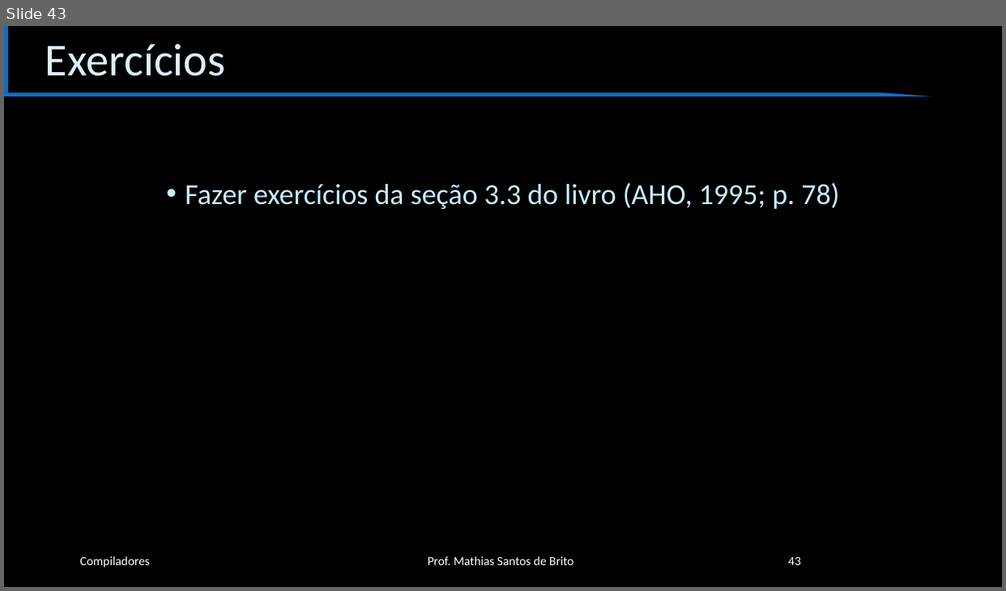
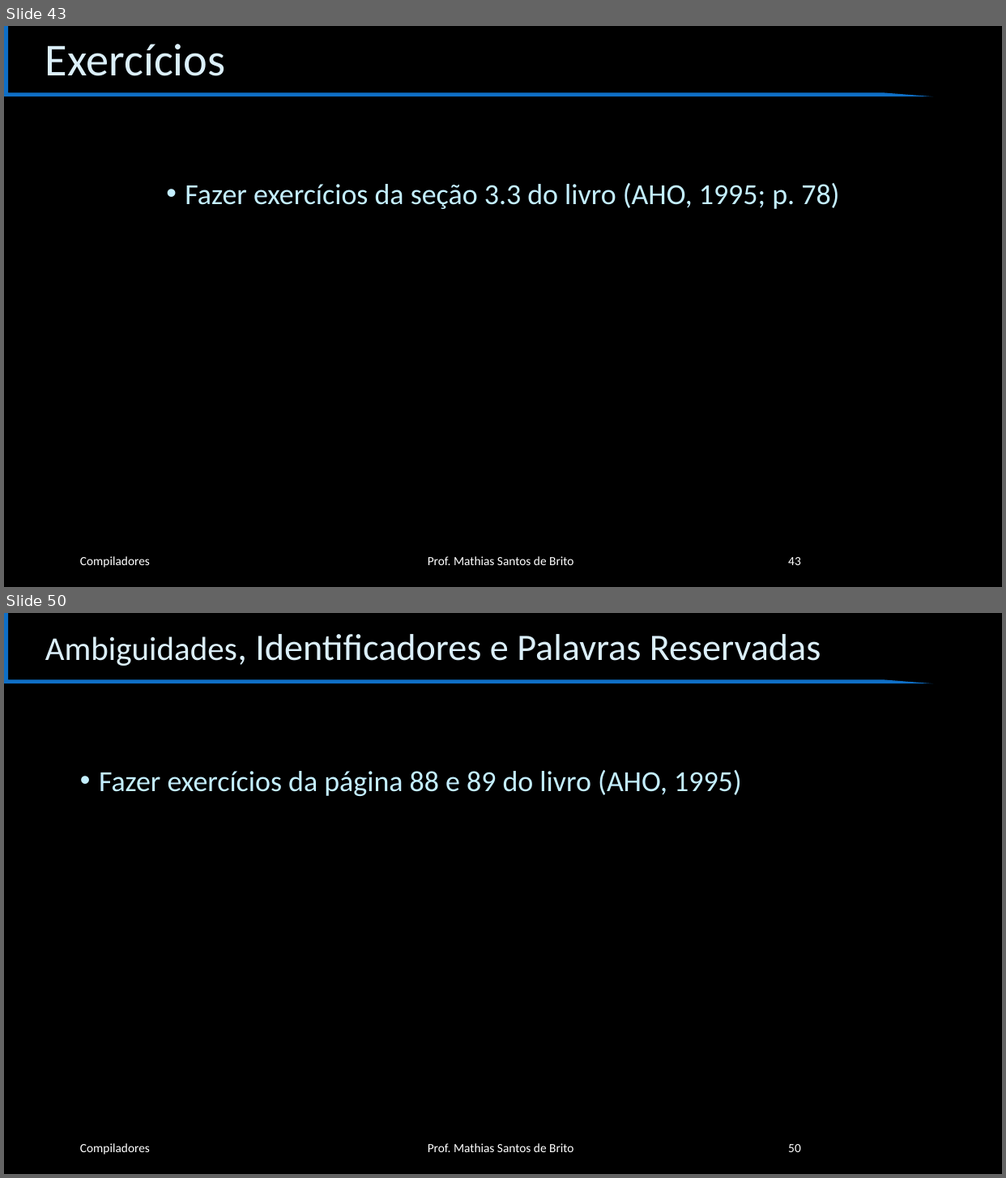
Before and after one commit to cet058-Org/2019.1, a slide deck: slides.pptx. Shown one above the other, each under a label of ours: slide 43 before the commit, slides 43 and 50 after it; the slides between them are not shown. The pictures are 1006x591 and 1006x1178 pixels, drawn with LibreOffice and Linux fonts; fonts in the diff are those of the drawing; background and template pictures are left out. Boxes give left, top, right and bottom in pixels: in the first picture for what was removed or moved away, otherwise in the second. Text is boxed around its words. In the diff, an @@ line names an element or a change of style, - is before the commit and + after.

```diff
--- a/slides.pptx
+++ b/slides.pptx
@@ slide 50 added at box(4, 613, 1002, 1174), background #000000; not listed: 1 template element that a slide beside it also shows @@
@@ title added at box(45, 634, 821, 666), 36 pt, text #DBEFF9 @@
+Ambiguidades, Identificadores e Palavras Reservadas
@@ text added at box(99, 770, 742, 796), 28 pt, text #C4EFFF @@
+• Fazer exercícios da página 88 e 89 do livro (AHO, 1995)
@@ text added at box(80, 1144, 150, 1155), 12 pt, text #FFFFFF @@
+Compiladores
@@ text added at box(428, 1144, 573, 1152), 12 pt, text #FFFFFF @@
+Prof. Mathias Santos de Brito
@@ page number added at box(788, 1144, 801, 1152), 12 pt, text #FFFFFF @@
+50
```
Also in this commit, not shown: 7 other slides added, 1 other file.
